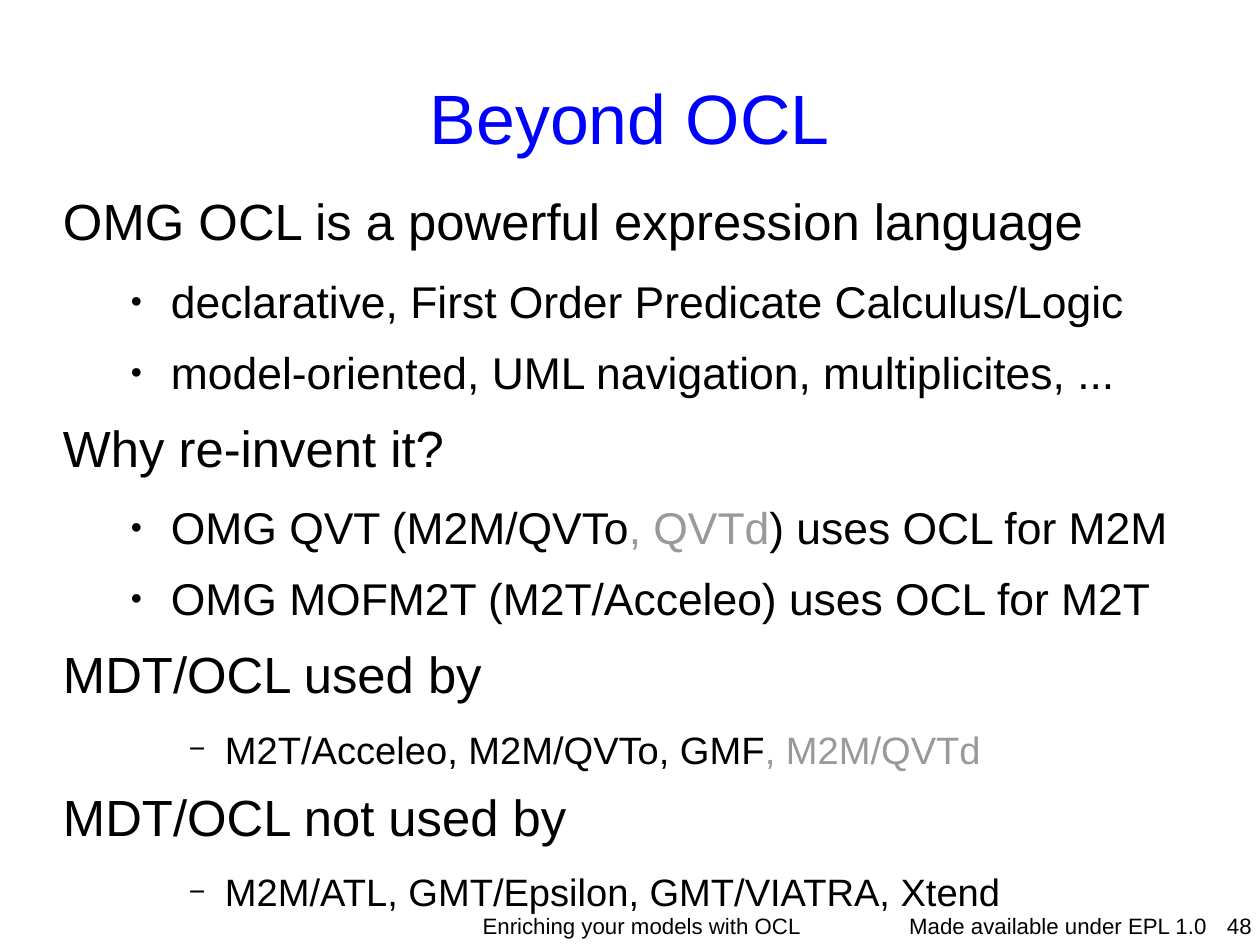
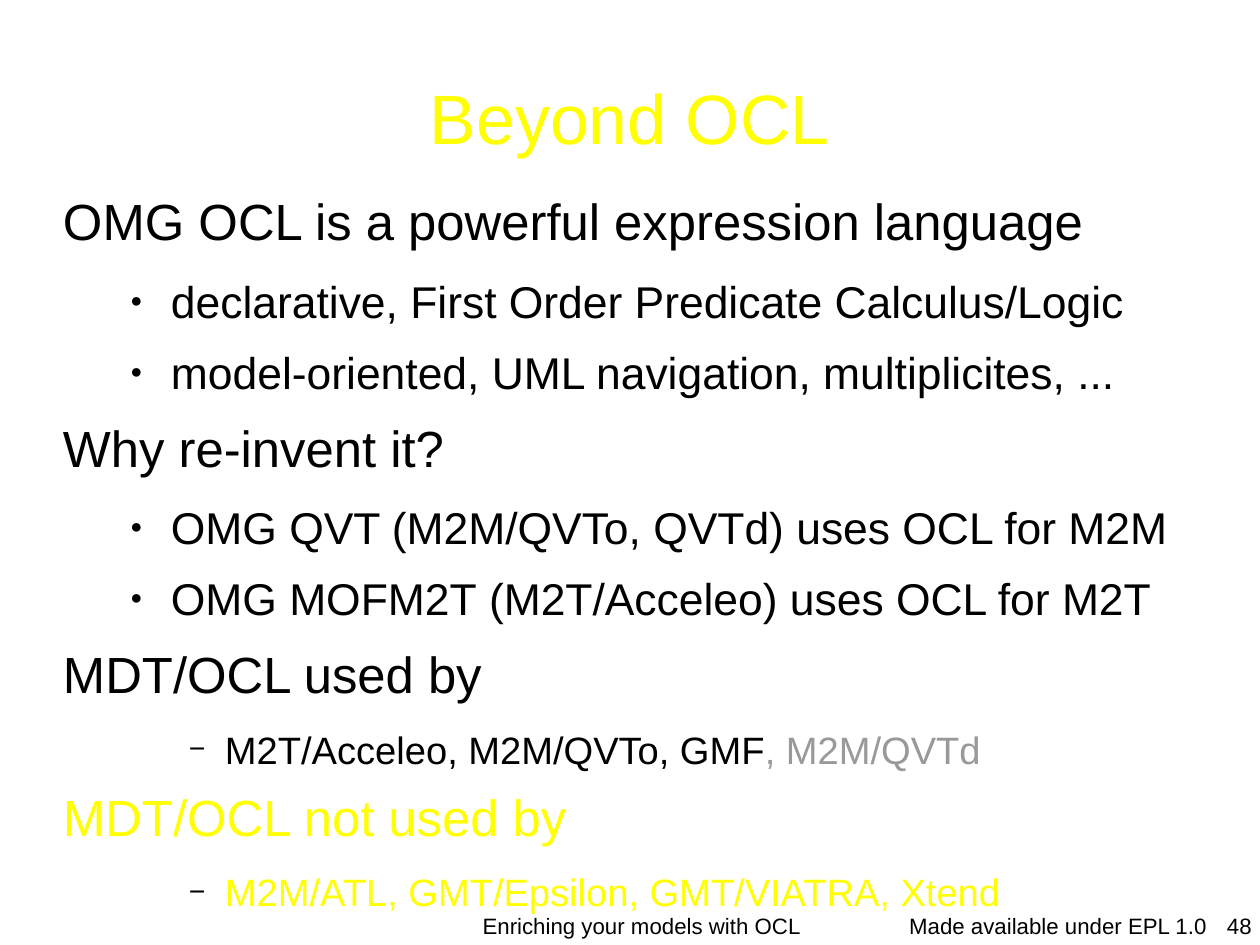
Before and after one commit to eclipse-ocl/ocl-website, a slide deck: slide 48 of ocl/docs/publications/ESE2010LongTalk/EnrichingWithOCL.odp. Drawn at 1260x945 pixels with LibreOffice and Linux fonts; fonts in the diff are those of the drawing; background and template pictures are left out. Boxes give left, top, right and bottom in pixels: in the first picture for what was removed or moved away, otherwise in the second. Text is boxed around its words. In the diff, an @@ line names an element or a change of style, - is before the commit and + after.

```diff
--- a/ocl/docs/publications/ESE2010LongTalk/EnrichingWithOCL.odp
+++ b/ocl/docs/publications/ESE2010LongTalk/EnrichingWithOCL.odp
@@ title "Beyond OCL" at [430,93,830,157]: text colour #0000FF to #FFFF00 @@
@@ text at [63,511,1167,914]: text colour #999999 to #000000 in "(M2M/QVTo, QVTd)"; text colour #000000 to #FFFF00 in "MDT/OCL not used by", "M2M/ATL, GMT/Epsilon, GMT/VIATRA, Xtend" @@
```
Also in this commit, not shown: 15 other slides changed.
